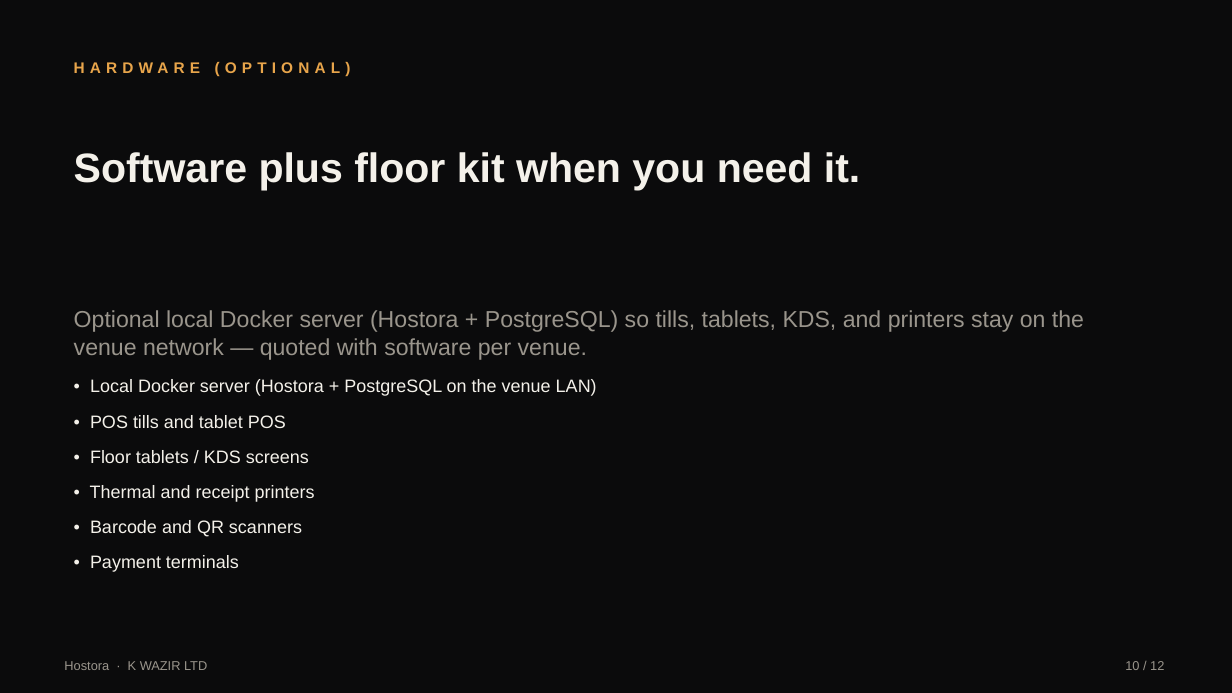
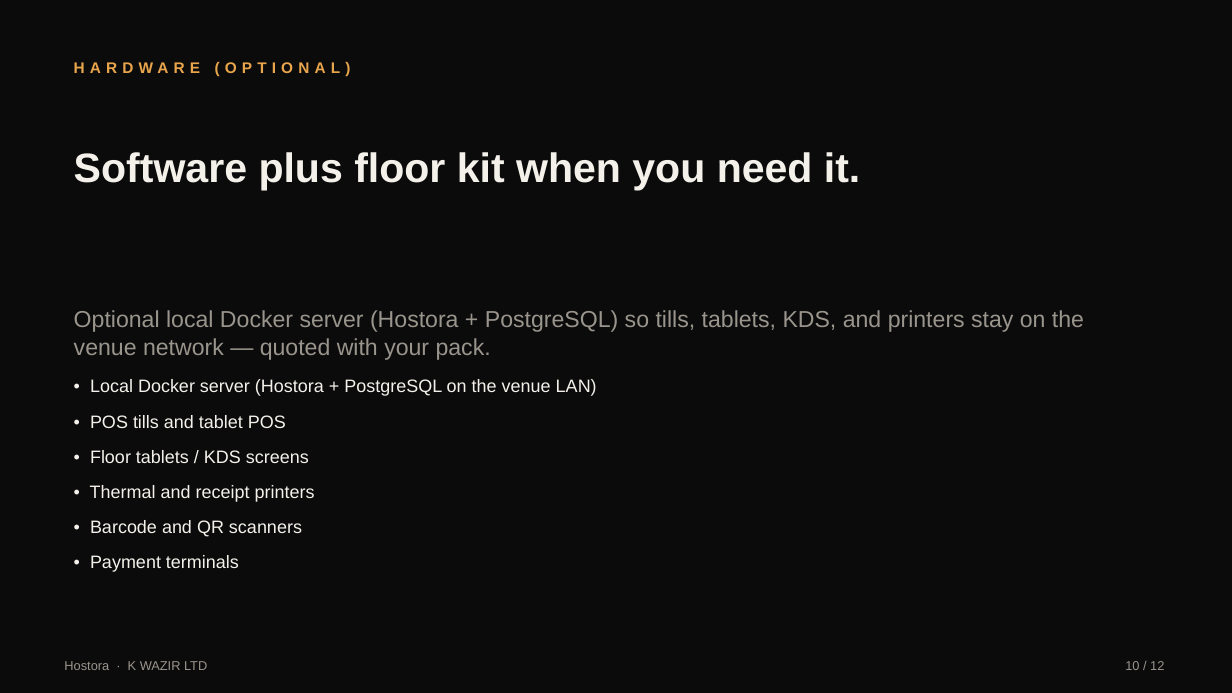
Before and after one commit to madnikhan/hostora, a slide deck: slide 10 of public/sales/Hostora-Sales-Presentation.pptx. Drawn at 1232x693 pixels with LibreOffice and Linux fonts; fonts in the diff are those of the drawing. Boxes give left, top, right and bottom in pixels: in the first picture for what was removed or moved away, otherwise in the second. Text is boxed around its words. In the diff, an @@ line names an element or a change of style, - is before the commit and + after.

```diff
--- a/public/sales/Hostora-Sales-Presentation.pptx
+++ b/public/sales/Hostora-Sales-Presentation.pptx
@@ text at (74, 310, 1084, 360): text changed @@
-Optional local Docker server (Hostora + PostgreSQL) so tills, tablets, KDS, and printers stay on the venue network — quoted with software per venue.
+Optional local Docker server (Hostora + PostgreSQL) so tills, tablets, KDS, and printers stay on the venue network — quoted with your pack.
```
Also in this commit, not shown: 3 other slides changed, 19 other files.
